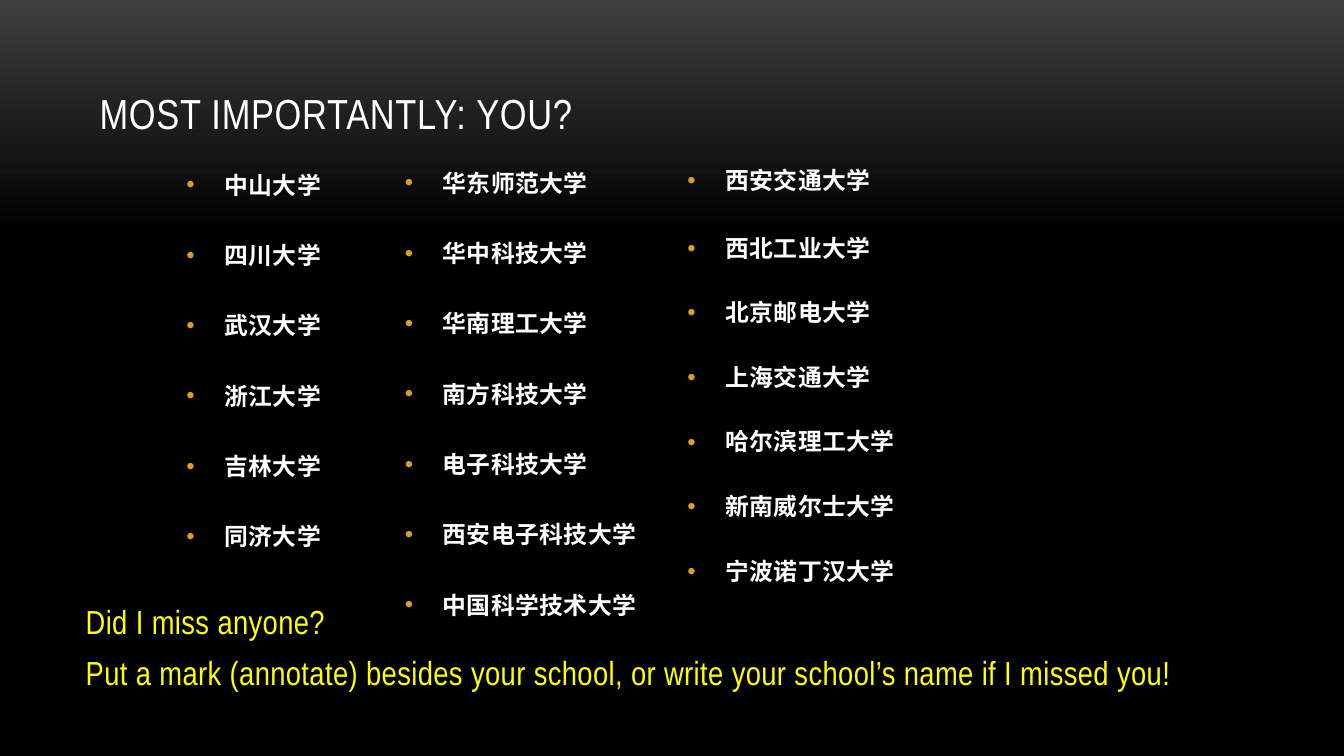
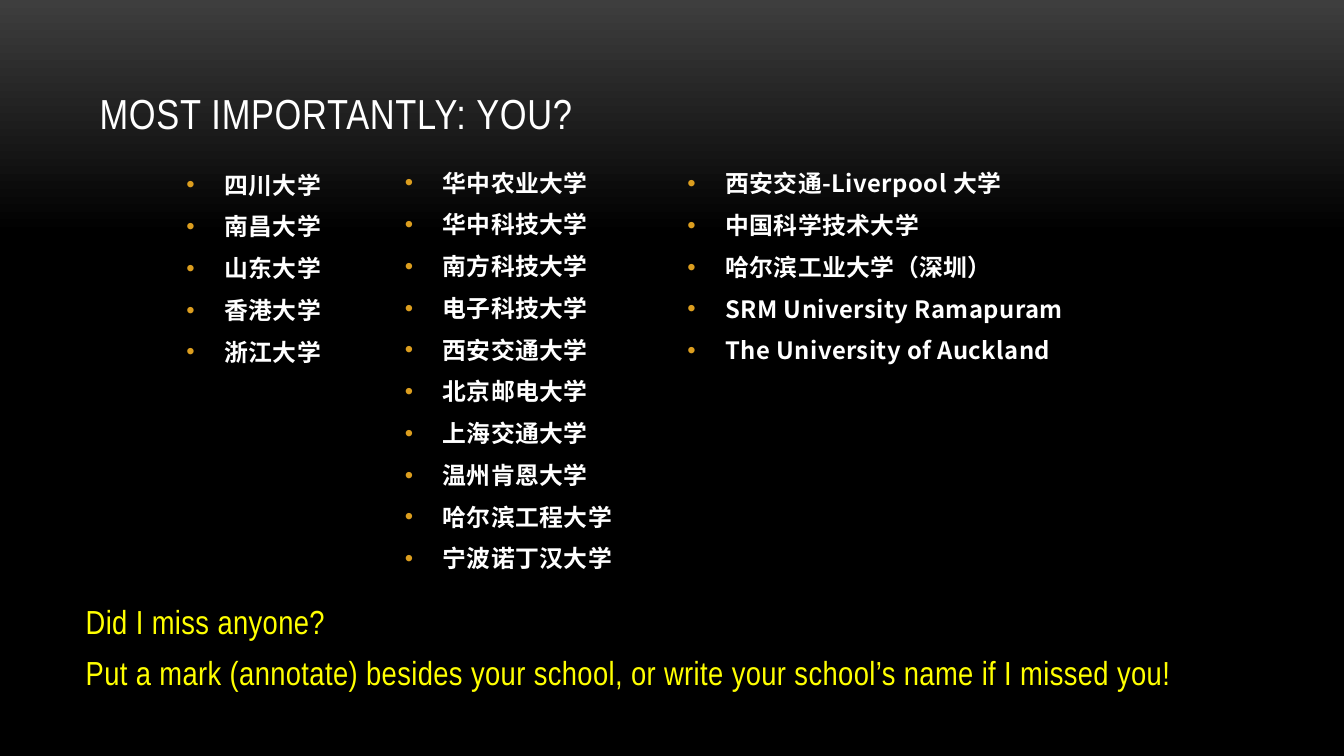
Before and after one commit to myuwbclasses/IntroGameDevelopment, a slide deck: slide 4 of PPT/Intro.pptx. Drawn at 1344x756 pixels with LibreOffice and Linux fonts; fonts in the diff are those of the drawing; background and template pictures are left out. Boxes give left, top, right and bottom in pixels: in the first picture for what was removed or moved away, otherwise in the second. Text is boxed around its words. In the diff, an @@ line names an element or a change of style, - is before the commit and + after.

```diff
--- a/PPT/Intro.pptx
+++ b/PPT/Intro.pptx
@@ text at <box>224,173,321,196</box>: paragraph removed @@
-• 中山大学
@@ text at <box>443,171,588,194</box>: text changed @@
-• 华东师范大学
+• 华中农业大学
@@ text at <box>725,171,1063,365</box>: text changed @@
-• 西安交通大学
-• 西北工业大学
-• 北京邮电大学
-• 上海交通大学
-• 哈尔滨理工大学
-• 新南威尔士大学
-• 宁波诺丁汉大学
+• 西安交通-Liverpool 大学
+• 中国科学技术大学
+• 哈尔滨工业大学（深圳）
+• SRM University Ramapuram
+• The University of Auckland
@@ text at <box>224,214,321,321</box>: text changed @@
-• 武汉大学
+• 南昌大学
+• 山东大学
+• 香港大学
@@ text at <box>443,311,588,334</box>: paragraph removed @@
-• 华南理工大学
@@ text at <box>443,338,612,569</box>: text changed; font Arial Narrow to Noto Sans CJK SC @@
-• 西安电子科技大学
-• 中国科学技术大学
+• 西安交通大学
+• 北京邮电大学
+• 上海交通大学
+• 温州肯恩大学
+• 哈尔滨工程大学
+• 宁波诺丁汉大学
@@ text at <box>224,454,321,547</box>: paragraphs removed @@
-• 吉林大学
-• 同济大学
```
Also in this commit, not shown: 1 other slide changed.
